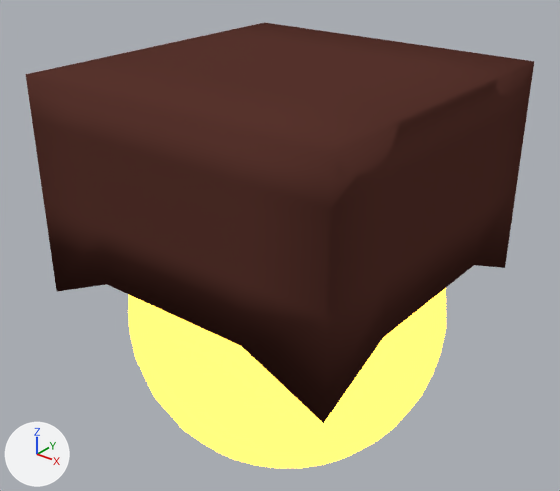
Renders of the Blender file 01 - Models/cz_abstract_light_bulb.blend from each side of a commit.
Rendered twice from a camera (50 mm lens) standing at (2.65, -3.38, 9.49) and looking at (-0.08, 0.02, 7.38). Every picture has the same lights, and +X, +Y and +Z are marked at lower left.

In view in the first picture: 'lamp_socket', 'light_bulb'.
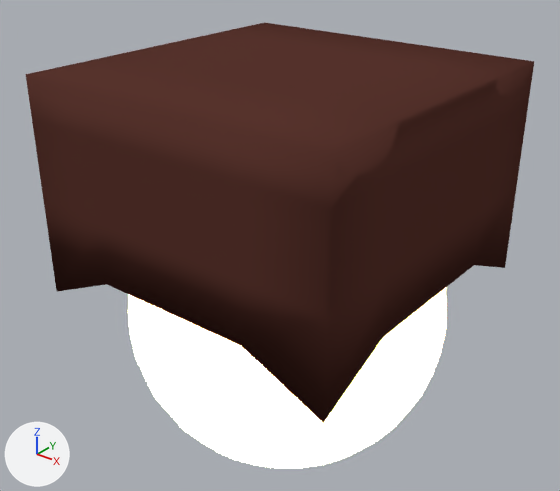
The change in detail:
In material 'Material' (mat_material), strength goes from 12.0 to 300.0.

Boxes (x1, y1, x2, y2) around the edits, measured in the pictures (560 x 491 px):
'light_bulb', surface changed (yellow to white): (128, 288, 446, 468) in both
